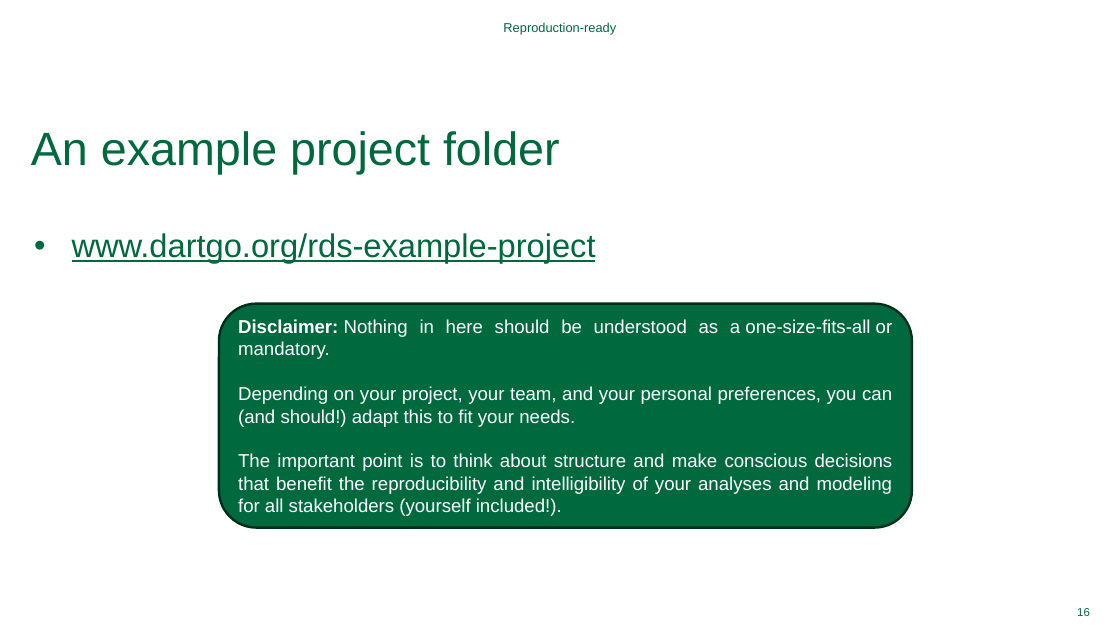
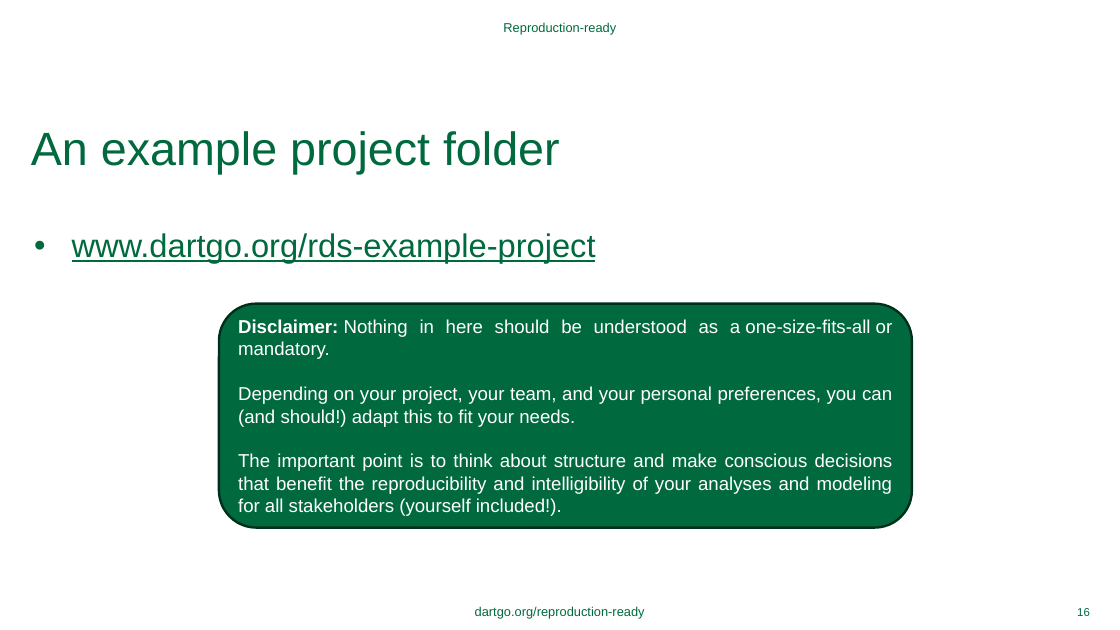
Before and after one commit to Dartmouth-Libraries/reproduction-ready, a slide deck: slide 16 of ppt/reproduction-ready.pptx. Drawn at 1120x630 pixels with LibreOffice and Linux fonts; fonts in the diff are those of the drawing; background and template pictures are left out. Boxes give left, top, right and bottom in pixels: in the first picture for what was removed or moved away, otherwise in the second. Text is boxed around its words. In the diff, an @@ line names an element or a change of style, - is before the commit and + after.

```diff
--- a/ppt/reproduction-ready.pptx
+++ b/ppt/reproduction-ready.pptx
@@ text added at [475,606,645,619], 11 pt, text #00693E @@
+dartgo.org/reproduction-ready
```
Also in this commit, not shown: 19 other slides changed, 2 other files.
